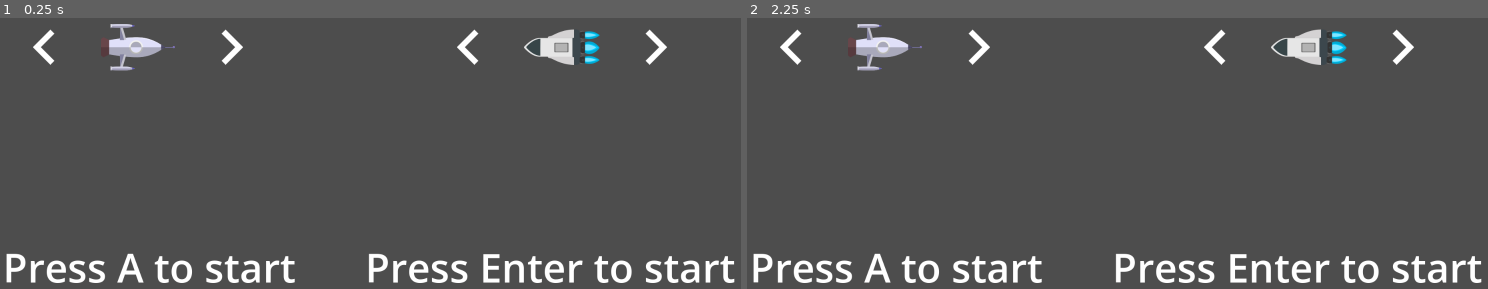
Above: before the commit, frames 1-2 (left to right).
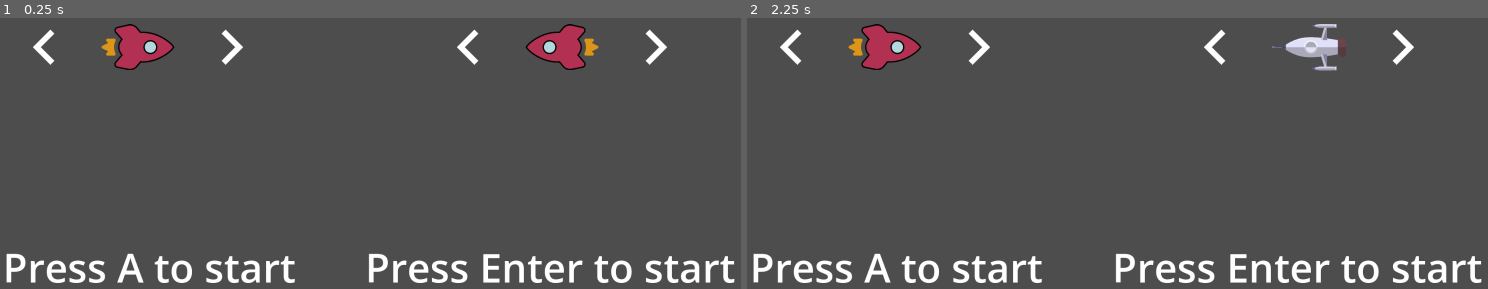
Above: after the commit, the same moments.

Repository: RajwolChapagain/Arcade-Game
Game: Godot game, scene res://UI/main_menu.tscn
The game is run twice, just before and just after one commit, with the same random seed, the same clock (stepped at 60 frames per second) and the same inputs. This scene is started directly instead of the project's main scene.
Inputs:
- Up to frame 1 (0.25 s): no input
- Up to frame 2 (2.25 s): tap A (p2_left) at 0.5, 2 s; hold A (p2_left) 0.53-1.28 s; tap D (p2_right) at 1.35 s; hold A (p2_left) from 2.03 s (still down)

The runs differ from the first frame. In frame 1, 2.2% of the frame differs, in the area x 13-81%, y 2-20%; in frame 2, 2.0%.

Commit message:
Toggle sprites on player input

Diff:
--- a/UI/main_menu.gd
+++ b/UI/main_menu.gd
@@ -6,15 +6,15 @@
 		return left_pointer
 	set(value):
 		left_pointer = clamp(value, 0, ships_sprites.size() - 1)
+		set_sprite(1, ships_sprites[left_pointer])
 var right_pointer = 1:
 	get:
 		return right_pointer
 	set(value):
 		right_pointer = clamp(value, 0, ships_sprites.size() - 1)
+		set_sprite(2, ships_sprites[right_pointer])
 
 func _ready():
-	set_sprite(1, ships_sprites[0])
-	set_sprite(2, ships_sprites[2])
 	pass #▶Initialize sprite based on pointers
 
 func _input(event):
